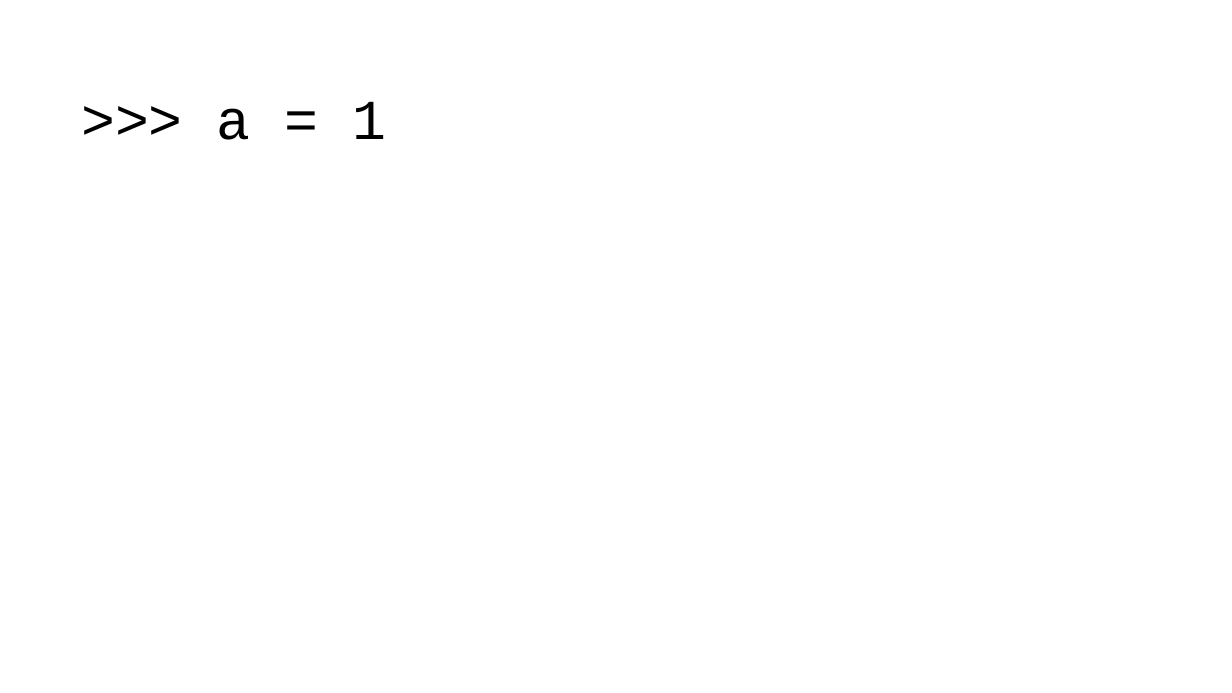
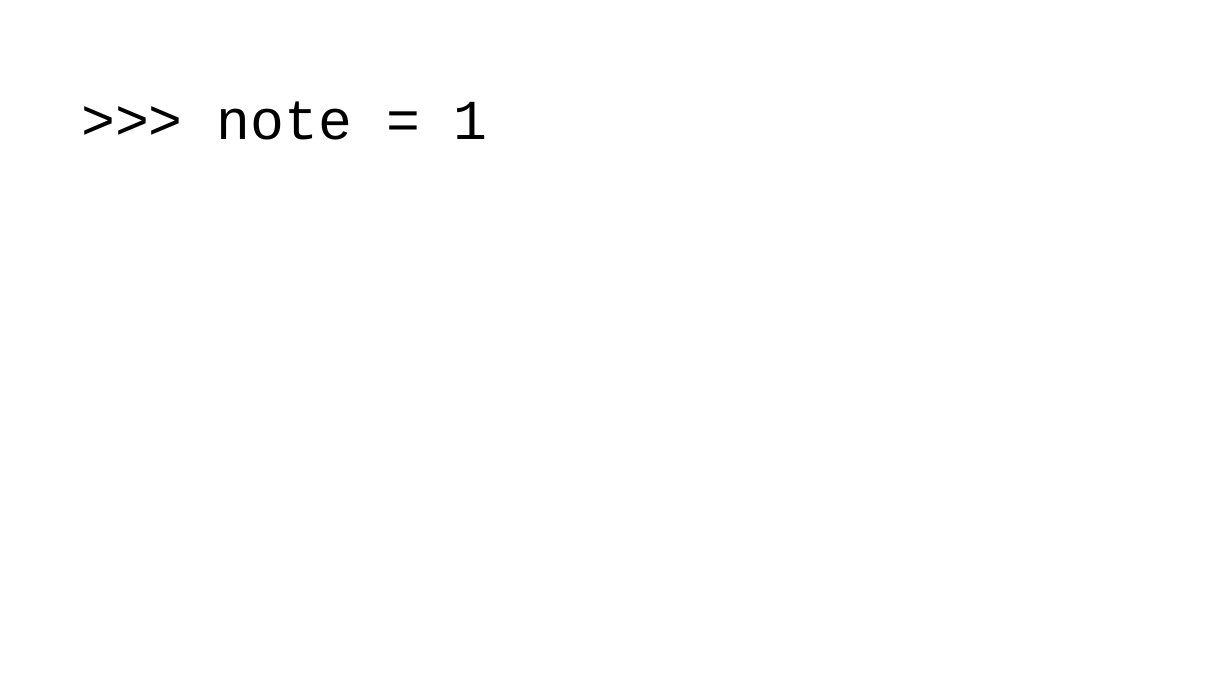
Before and after one commit to parmentelat/flotpython-archive, a slide deck: slide 4 of w1/w1-s6-av-slide1.pptx. Drawn at 1232x693 pixels with LibreOffice and Linux fonts; fonts in the diff are those of the drawing. Boxes give left, top, right and bottom in pixels: in the first picture for what was removed or moved away, otherwise in the second. Text is boxed around its words. In the diff, an @@ line names an element or a change of style, - is before the commit and + after.

```diff
--- a/w1/w1-s6-av-slide1.pptx
+++ b/w1/w1-s6-av-slide1.pptx
@@ text at box(217, 101, 488, 140): text changed @@
->>> a = 1
+>>> note = 1
```
Also in this commit, not shown: 2 other slides changed, 14 other files.
